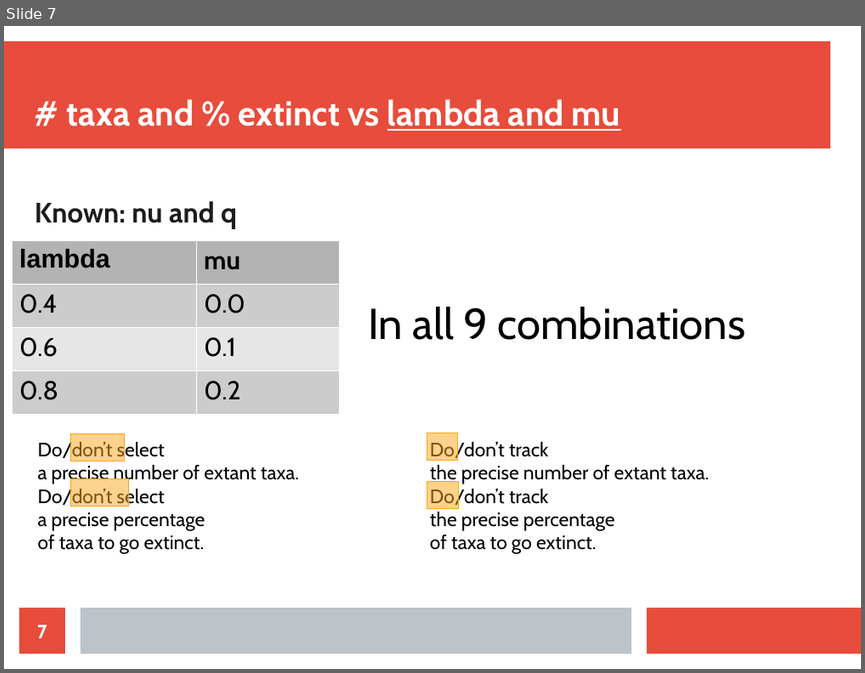
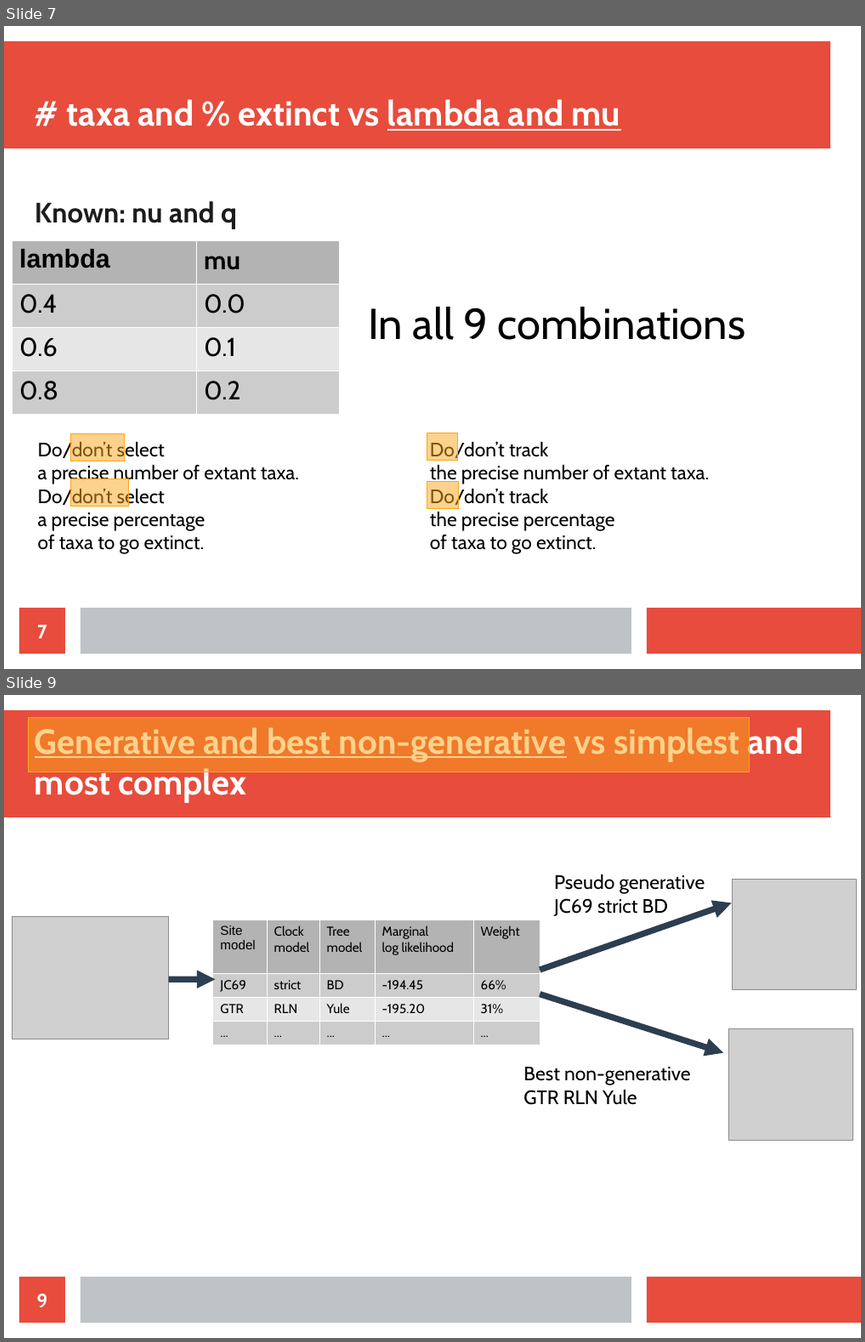
Before and after one commit to richelbilderbeek/razzo, a slide deck: doc/choices.odp. Shown one above the other, each under a label of ours: slide 7 before the commit, slides 7 and 9 after it; the slides between them are not shown. The pictures are 865x673 and 865x1342 pixels, drawn with LibreOffice and Linux fonts; fonts in the diff are those of the drawing; grey boxes stand for pictures. Boxes give left, top, right and bottom in pixels: in the first picture for what was removed or moved away, otherwise in the second. Text is boxed around its words. In the diff, an @@ line names an element or a change of style, - is before the commit and + after.

```diff
--- a/doc/choices.odp
+++ b/doc/choices.odp
@@ slide 9 added at (4,695,861,1338), background #FFFFFF; not listed: 3 template elements that a slide beside it also shows @@
@@ rectangle added at (28,718,749,771), fill #FAA61A at 50% opacity, outline #FAA61A 0 pt @@
@@ title added at (35,724,803,803), 32 pt, text #FFFFFF, bold, underline @@
+Generative and best non-generative vs simplest and most complex
@@ text added at (554,874,705,916), 18 pt, text #000000 @@
+Pseudo generative
+JC69 strict BD
@@ picture added at (732,879,857,990) @@
@@ picture added at (12,917,169,1039) @@
@@ table added at (212,919,540,1041), 4 rows, 5 columns @@
+Site model | Clock model | Tree model | Marginal / log likelihood | Weight
+JC69 | strict | BD | -194.45 | 66%
+GTR | RLN | Yule | -195.20 | 31%
+... | ... | ... | ... | ...
@@ arrow added from (540, 970) to (732, 902), #2C3E50 5.67 pt @@
@@ arrow added from (169, 979) to (216, 979), #2C3E50 5.67 pt @@
@@ arrow added from (540, 994) to (723, 1053), #2C3E50 5.67 pt @@
@@ picture added at (729,1029,853,1140) @@
@@ text added at (523,1066,691,1105), 18 pt, text #000000 @@
+Best non-generative
+GTR RLN Yule
@@ page number added at (19,1276,65,1322), fill #E74C3C, 18 pt, text #FFFFFF, bold @@
+9
```
Also in this commit, not shown: 2 slides changed, 3 other slides added, 3 other files.
